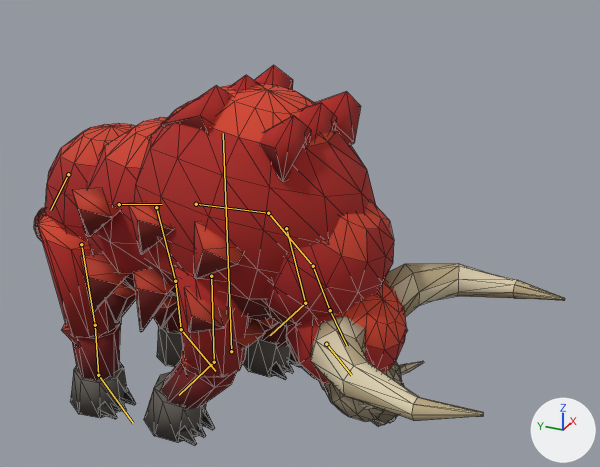
An edit to the glTF model apps/web/public/models/units/gorehorn-red-maw.glb, drawn before and after from the same camera.
Both versions are drawn from a 50 mm lens placed at (-1.385, -0.79, 1.014), pointed at (-0.01, -0.172, 0.327). Every picture has the same lights, and +X, +Y and +Z are marked at lower right. The picture after the commit comes second. Both versions are drawn at frame 14 of the action 'death'; the numbers are the values there. The bones that change, and the others that lie on the model, are drawn over the model as lines. Mesh edges are drawn as thin lines.

In view in the first picture: 'GorehornRedMawMesh'.
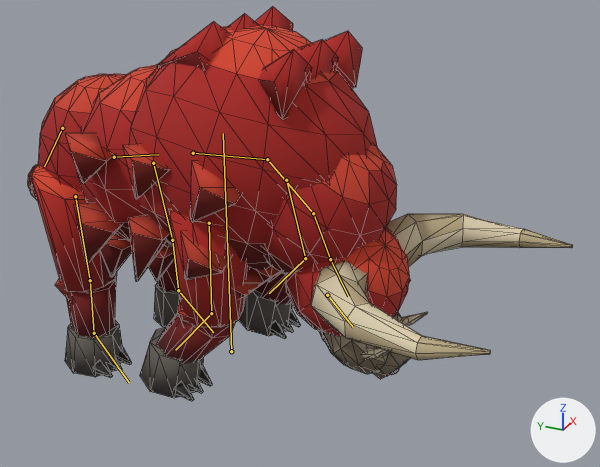
The edits, one by one:
Bone 'hips' (bone_hips) moves from (0.0, -0.027, -0.117) to (0.0, -0.002, -0.01).

Location of each change, (x1, y1, x2, y2) in pixels of the pictures (600 x 467 px):
'GorehornRedMawMesh', posed
    before: (34, 65, 565, 445)
    after: (28, 7, 573, 401)
bone 'hips', root to tip
    before: (119, 204) to (162, 204)
    after: (114, 157) to (158, 154)
